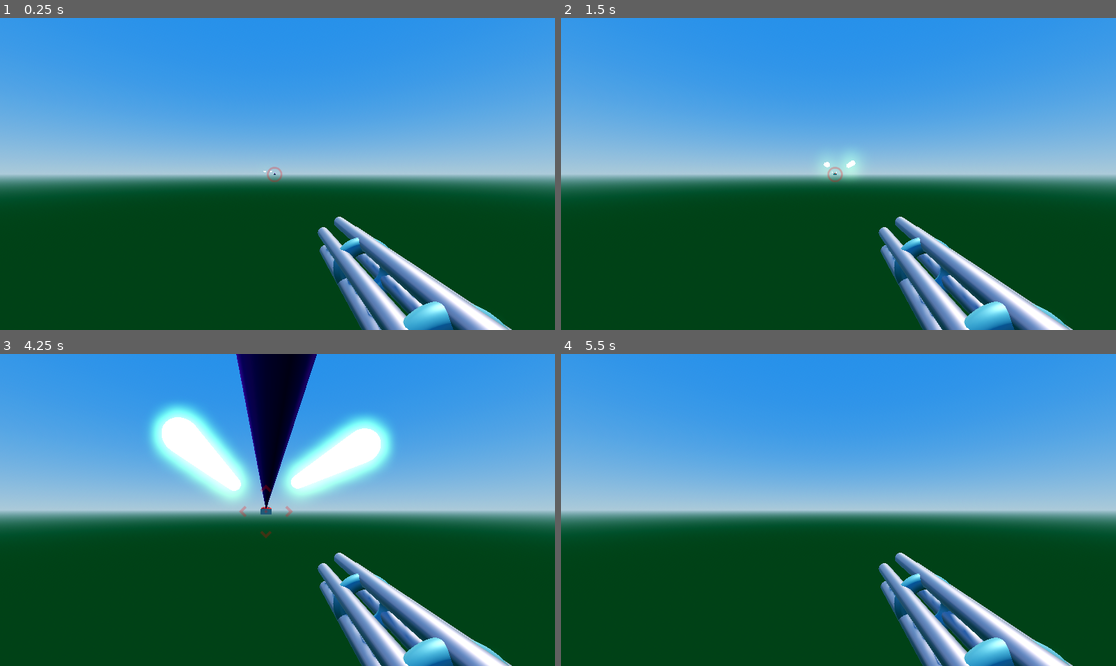
Above: before the commit, frames 1-4 (two rows, left to right).
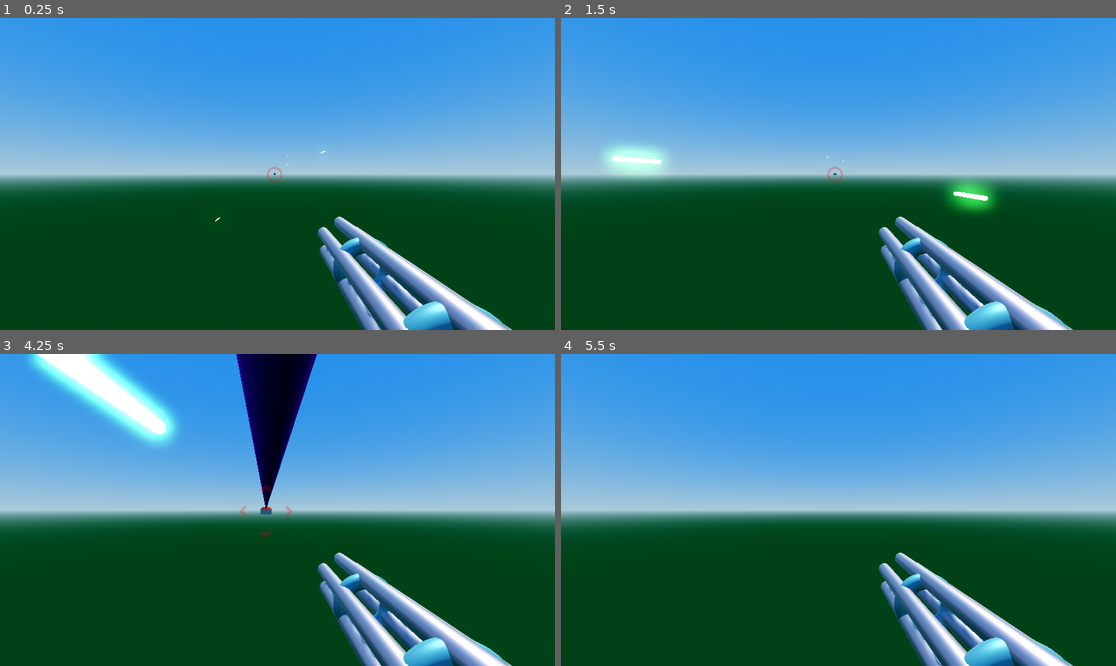
Above: after the commit, the same moments.

Repository: nealholt/space-shooter-3d
Game: Godot game, scene res://Levels/Level06/TurretTesting.tscn
Same seed, same stepped clock (60 frames per second), same inputs: the game is played once before the commit and once after it. This scene is started directly instead of the project's main scene. Sound files missing from this copy of the repository are replaced by a short silence.
Inputs (mouse positions are in pixels of both pictures, inside the frame that each line leads up to):
- Up to frame 1 (0.25 s): no input
- Up to frame 2 (1.5 s): tap Enter (reset) at 0.5 s; move the mouse to (960, 158) at 0.52 s; hold Right (ui_right) 0.53-1.28 s; move the mouse to (727, 189) at 1.27 s; hold Down (ui_down) from 1.28 s (still down)
- Up to frame 3 (4.25 s): move the mouse to (333, 441) at 2.02 s; release Down (ui_down) at 2.03 s; hold Right (ui_right) 2.03-2.78 s; move the mouse to (249, 572) at 2.77 s; hold Up (ui_up) 2.78-3.53 s; move the mouse to (444, 556) at 3.52 s; hold Left (ui_left) from 3.53 s (still down); tap Enter (reset) at 4.15 s
- Up to frame 4 (5.5 s): move the mouse to (672, 463) at 4.27 s; move the mouse to (866, 510) at 5.02 s; release Left (ui_left) at 5.03 s; hold Down (ui_down) from 5.03 s (still down)

The runs differ from the first frame. In frame 1, less than 0.1% of the frame differs, in the area x 38-59%, y 42-66%; in frame 2, 2.1%; in frame 3, 10%, in the area x 5-71%, y 0-48%; in frame 4, nothing differs.

Commit message:
Fixed bullet spread
In gun.gd the bullet spread code was rotating the transform, but not affecting the velocity. This was fixed.

Diff:
--- a/Levels/Level06/TurretTesting.tscn
+++ b/Levels/Level06/TurretTesting.tscn
@@ -1,10 +1,8 @@
-[gd_scene load_steps=10 format=3 uid="uid://da5y8fkeokhyx"]
+[gd_scene load_steps=8 format=3 uid="uid://da5y8fkeokhyx"]
 
 [ext_resource type="Script" path="res://Levels/Level06/TestCam.gd" id="1_qvatm"]
 [ext_resource type="Script" path="res://Scripts/team_setup.gd" id="2_hpnlp"]
 [ext_resource type="PackedScene" uid="uid://yaq7cc3oqfp2" path="res://Scenes/turret.tscn" id="5_hshpx"]
-[ext_resource type="PackedScene" uid="uid://calhate8yj1wh" path="res://Scenes/Guns/gun.tscn" id="5_yx087"]
-[ext_resource type="PackedScene" uid="uid://blnui57aja4f3" path="res://Scenes/Projectiles/Bullet/bullet.tscn" id="7_uojmj"]
 [ext_resource type="PackedScene" uid="uid://8dxylurtfwp1" path="res://Scenes/player.tscn" id="8_weoc8"]
 
 [sub_resource type="ProceduralSkyMaterial" id="ProceduralSkyMaterial_gyuqi"]
@@ -23,16 +21,6 @@
 glow_enabled = true
 
 [node name="Node3D" type="Node3D"]
-
-[node name="RedTeam_TurretComplete_TurretModel_Body_Head_Turret2#Gun2" parent="." instance=ExtResource("5_yx087")]
-unique_name_in_owner = true
-transform = Transform3D(1, 0, 0, 0, -4.37114e-08, -1, 0, 1, -4.37114e-08, 0, 0.7, 0)
-bullet = ExtResource("7_uojmj")
-
-[node name="RedTeam_TurretComplete_TurretModel_Body_Head_Turret1#Gun" parent="." instance=ExtResource("5_yx087")]
-unique_name_in_owner = true
-transform = Transform3D(1, 0, 0, 0, -4.37114e-08, -1, 0, 1, -4.37114e-08, 0, 0.7, 0)
-bullet = ExtResource("7_uojmj")
 
 [node name="DirectionalLight3D" type="DirectionalLight3D" parent="."]
 transform = Transform3D(-0.866023, -0.433016, 0.250001, 0, 0.499998, 0.866027, -0.500003, 0.749999, -0.43301, 0, 0, 0)
--- a/Scripts/Guns/gun.gd
+++ b/Scripts/Guns/gun.gd
@@ -66,8 +66,9 @@
 		# in half so that a 10 degree spread is truly 10 degrees
 		# not plus or minus 10 degrees, which is a 20 degree spread.
 		var spread:float = deg_to_rad(spread_deg/2.0)
-		b.transform.basis = b.transform.basis.rotated(Vector3.UP, rng.randf_range(-spread, spread))
-		b.transform.basis = b.transform.basis.rotated(Vector3.RIGHT, rng.randf_range(-spread, spread))
+		b.rotate_x(rng.randf_range(-spread, spread))
+		b.rotate_y(rng.randf_range(-spread, spread))
+		b.reset_velocity()
 		# Check if we're done firing this burst
 		if burst_total <= burst_count:
 			firing = false
--- a/Scripts/Projectiles/projectile.gd
+++ b/Scripts/Projectiles/projectile.gd
@@ -31,6 +31,10 @@
 	target = dat.target
 	# Tell the projectile who shot it
 	shooter = dat.shooter
+
+
+func reset_velocity() -> void:
+	velocity = -global_transform.basis.z * speed
 
 
 func get_range() -> float:
--- a/Scripts/Turret/Turret.gd
+++ b/Scripts/Turret/Turret.gd
@@ -18,9 +18,9 @@
 	# Shoot if within angle limit
 	#print()
 	#print(head.global_position)
-	#print(turret_model.target_pos)
-	#print(head.global_transform.basis.z)
-	#print(Global.get_angle_to_target(head.global_position,turret_model.target_pos, head.global_transform.basis.z))
+	#print(round(turret_model.target_pos))
+	#print(round(head.global_transform.basis.z))
+	#print(round(rad_to_deg(Global.get_angle_to_target(head.global_position,turret_model.target_pos, head.global_transform.basis.z))))
 	#print(angle_to_shoot)
 	if Global.get_angle_to_target(head.global_position,turret_model.target_pos, head.global_transform.basis.z) < angle_to_shoot:
 		var bullet_data:ShootData = ShootData.new()
